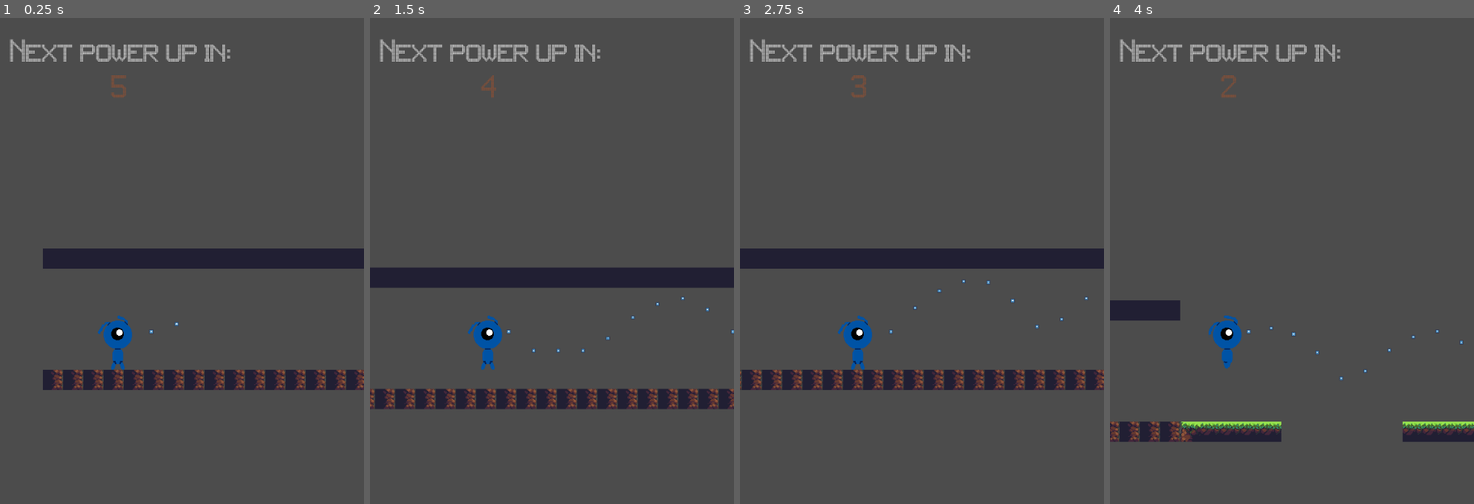
Above: before the commit, frames 1-4 (left to right).
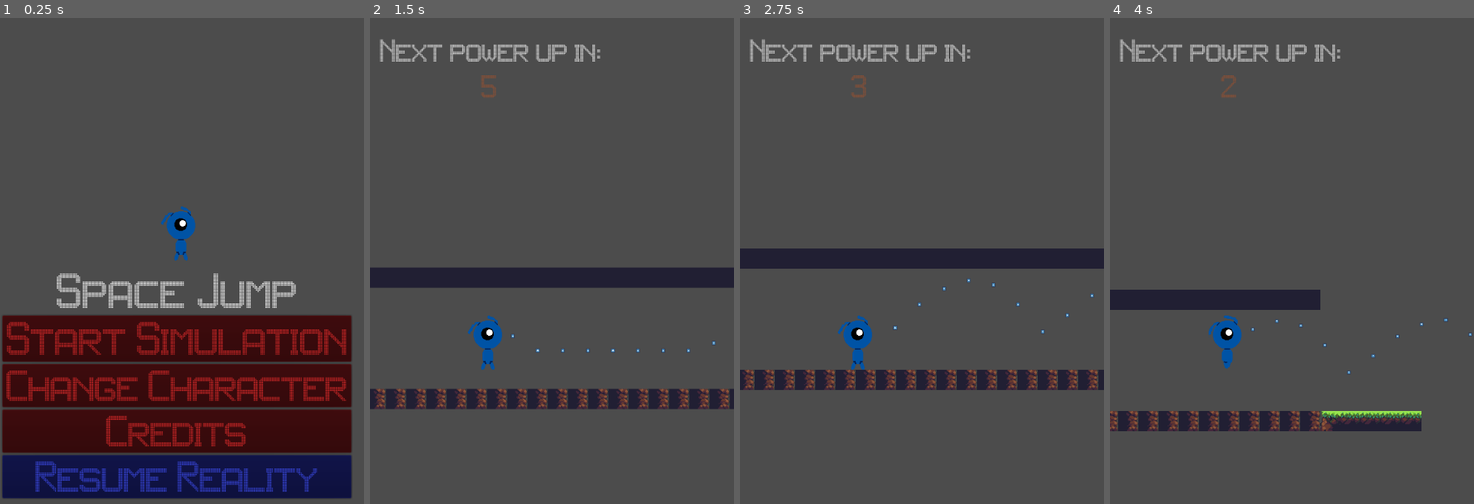
Above: after the commit, the same moments.

Repository: Rileydevlab/Platformgame-9bfa491d5ac16dc9b1c8cc8b83aed2f052f0a1d2
Game: Godot game, scene res://Tscn/Startmenu.tscn
Same seed, same stepped clock (60 frames per second), same inputs: the game is played once before the commit and once after it. Before the commit the project starts from res://Tscn/World.tscn. The engine's default icon, where the game draws it, is replaced by a stand-in: a white triangle on a blue panel in a dark square.
Inputs (mouse positions are in pixels of both pictures, inside the frame that each line leads up to):
- Up to frame 1 (0.25 s): no input
- Up to frame 2 (1.5 s): click (548, 338) at 0.5 s, where only the run after the commit has a clickable "Start Simulation"; move the mouse to (632, 309) at 1.27 s; click (632, 309) at 1.42 s
- Up to frame 3 (2.75 s): drag from (849, 372) to (903, 469) at 2.02 s
- Up to frame 4 (4 s): move the mouse to (1328, 197) at 2.77 s; click (1328, 197) at 2.92 s; drag from (1273, 469) to (1182, 246) at 3.52 s

The runs differ from the first frame. In frame 1, 42% of the frame differs, in the area x 0-100%, y 4-99%; in frame 2, 3.5%; in frame 3, 3.1%; in frame 4, 7.3%.

Commit message:
Added scene change

Diff:
--- a/Script/Player.gd
+++ b/Script/Player.gd
@@ -49,9 +49,11 @@
 		#motion.x = 400
 	if motion.x < 300:
 		get_tree().reload_current_scene()
+		get_tree().change_scene("res://Tscn/Startmenu.tscn")
 		print("restart")
 	if motion.y > 2000:
 		get_tree().reload_current_scene()
+		get_tree().change_scene("res://Tscn/Startmenu.tscn")
 		print("restart")
 		pass
 	for i in get_slide_count():
--- a/project.godot
+++ b/project.godot
@@ -16,7 +16,7 @@
 [application]
 
 config/name="Platformgame"
-run/main_scene="res://Tscn/World.tscn"
+run/main_scene="res://Tscn/Startmenu.tscn"
 config/icon="res://Sprites/icon.png"
 
 [display]
